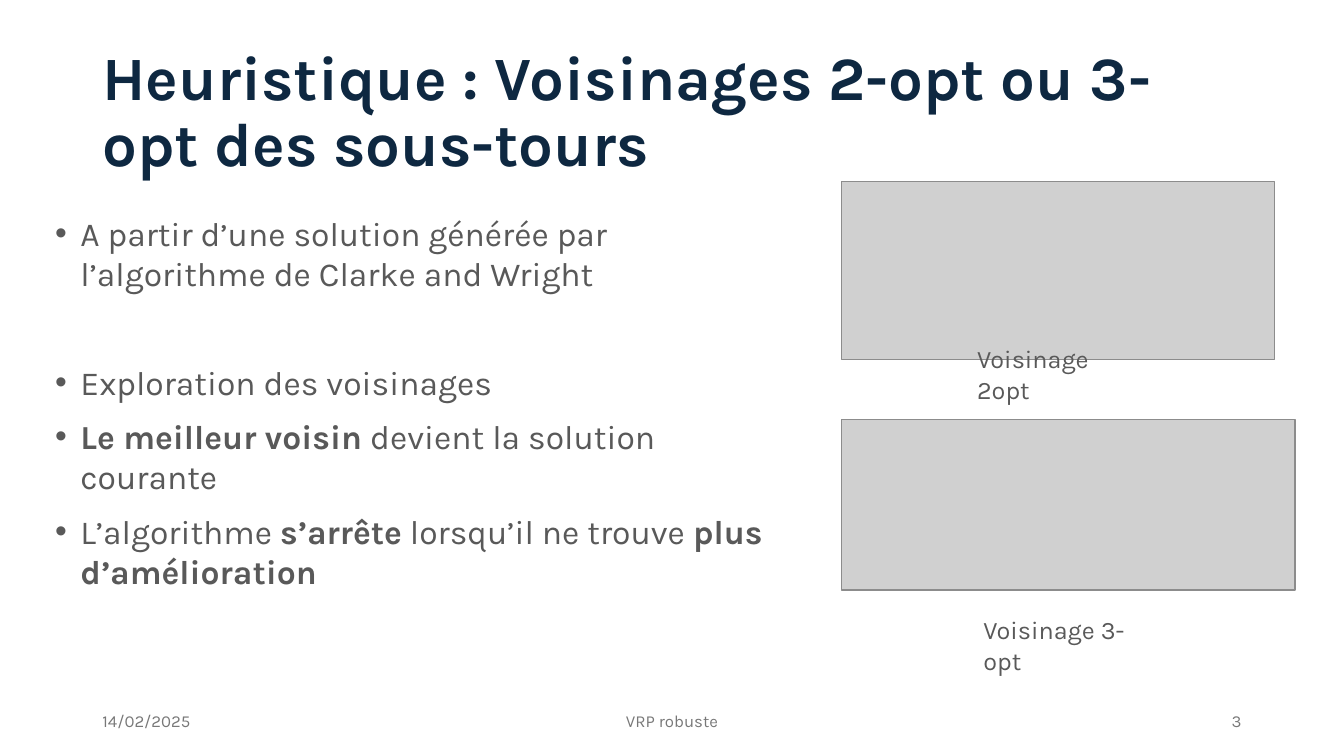
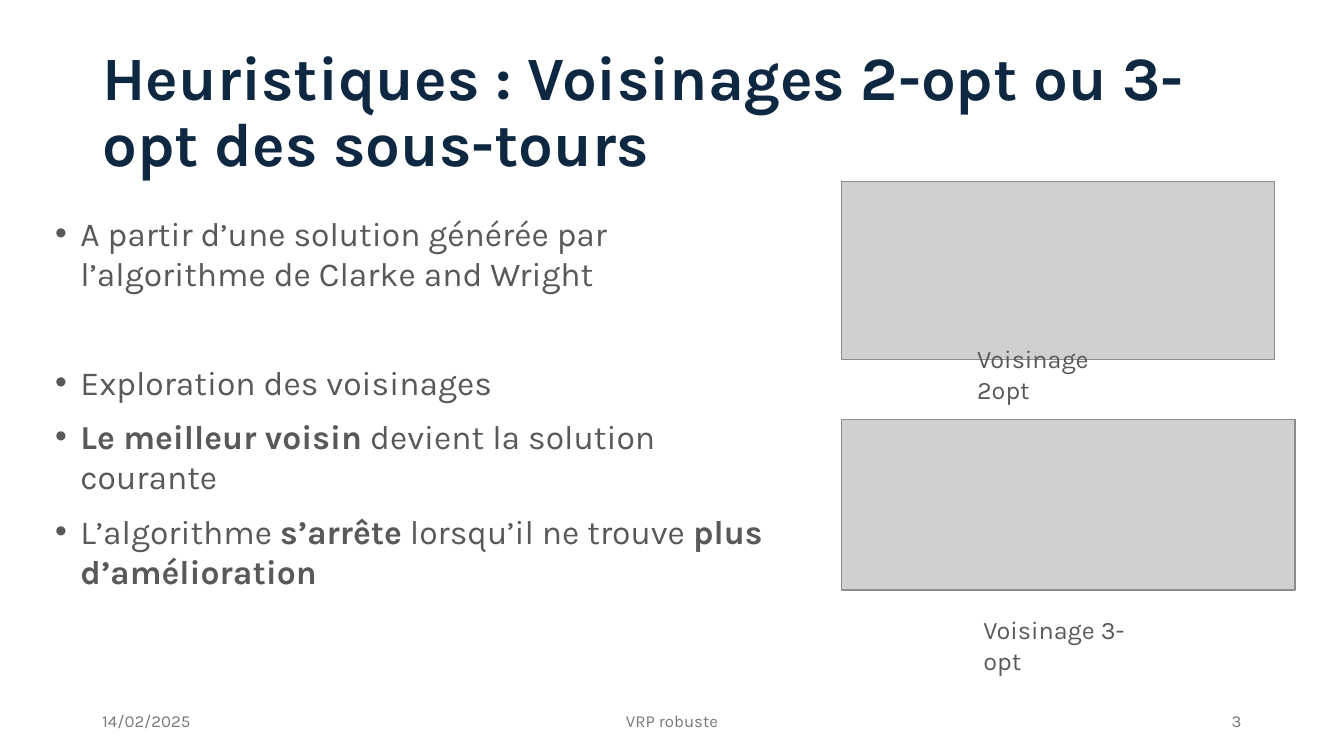
Before and after one commit to Darthkiller2Jr/projet_mpro, a slide deck: slide 3 of Présentation Projet.pptx. Drawn at 1344x756 pixels with LibreOffice and Linux fonts; fonts in the diff are those of the drawing; grey boxes stand for pictures. Boxes give left, top, right and bottom in pixels: in the first picture for what was removed or moved away, otherwise in the second. Text is boxed around its words. In the diff, an @@ line names an element or a change of style, - is before the commit and + after.

Commit message:
update ppt

```diff
--- a/Présentation Projet.pptx
+++ b/Présentation Projet.pptx
@@ title at [102,56,1183,181]: text changed @@
-Heuristique : Voisinages 2-opt ou 3-opt des sous-tours
+Heuristiques : Voisinages 2-opt ou 3-opt des sous-tours
```
Also in this commit, not shown: 3 other slides changed.
